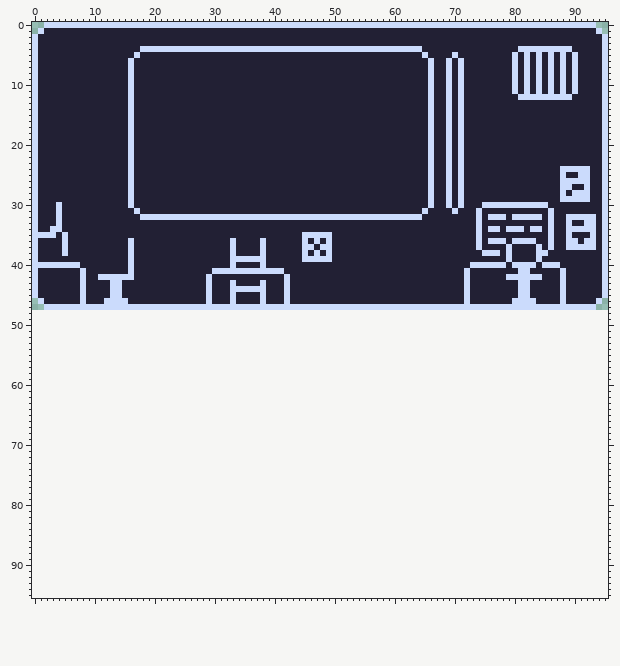
One commit to this pixel-art file: Assets/Sprites/Ship.aseprite. This is how it looked before the edit.
96x48 pixels, 1 frame. The old version is drawn lined up with the new one, on the new canvas.
The result:
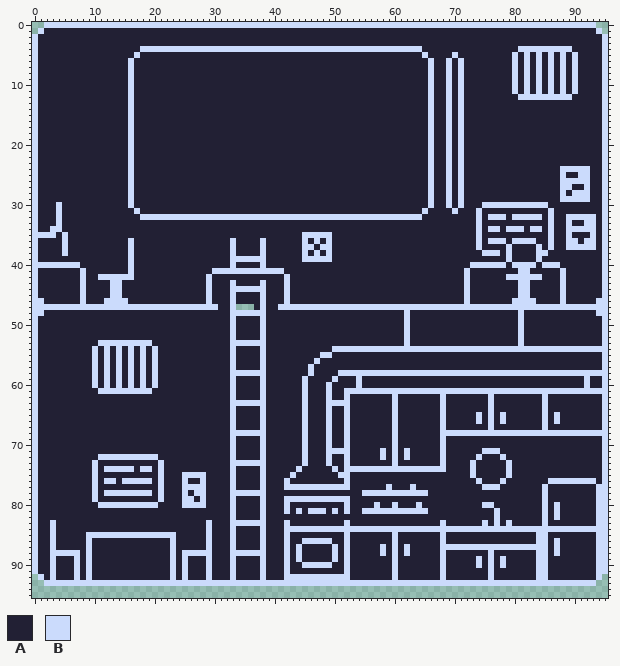
Palette (. is transparent): A #222034  B #cbdbfc
The exact change:
canvas 96x48 -> 96x96
Changed rows in their new state; - is an unchanged pixel.
first column x 0:
46 B----------------------------------------------------------------------------------------------B
47 BB-----------------------------AA-...A-AA-----------------------------------------------------BB
48 BBAAAAAAAAAAAAAAAAAAAAAAAAAAAAAAABBBBBBAAAAAAAAAAAAAAAAAAAAAAABAAAAAAAAAAAAAAAAAABAAAAAAAAAAAABB
49 BAAAAAAAAAAAAAAAAAAAAAAAAAAAAAAAABAAAABAAAAAAAAAAAAAAAAAAAAAAABAAAAAAAAAAAAAAAAAABAAAAAAAAAAAAAB
50 BAAAAAAAAAAAAAAAAAAAAAAAAAAAAAAAABAAAABAAAAAAAAAAAAAAAAAAAAAAABAAAAAAAAAAAAAAAAAABAAAAAAAAAAAAAB
51 BAAAAAAAAAAAAAAAAAAAAAAAAAAAAAAAABAAAABAAAAAAAAAAAAAAAAAAAAAAABAAAAAAAAAAAAAAAAAABAAAAAAAAAAAAAB
52 BAAAAAAAAAAAAAAAAAAAAAAAAAAAAAAAABAAAABAAAAAAAAAAAAAAAAAAAAAAABAAAAAAAAAAAAAAAAAABAAAAAAAAAAAAAB
53 BAAAAAAAAAABBBBBBBBBAAAAAAAAAAAAABBBBBBAAAAAAAAAAAAAAAAAAAAAAABAAAAAAAAAAAAAAAAAABAAAAAAAAAAAAAB
54 BAAAAAAAAABABABABABABAAAAAAAAAAAABAAAABAAAAAAAAAAABBBBBBBBBBBBBBBBBBBBBBBBBBBBBBBBBBBBBBBBBBBBBB
55 BAAAAAAAAABABABABABABAAAAAAAAAAAABAAAABAAAAAAAAABBAAAAAAAAAAAAAAAAAAAAAAAAAAAAAAAAAAAAAAAAAAAAAB
56 BAAAAAAAAABABABABABABAAAAAAAAAAAABAAAABAAAAAAAABAAAAAAAAAAAAAAAAAAAAAAAAAAAAAAAAAAAAAAAAAAAAAAAB
57 BAAAAAAAAABABABABABABAAAAAAAAAAAABAAAABAAAAAAABAAAAAAAAAAAAAAAAAAAAAAAAAAAAAAAAAAAAAAAAAAAAAAAAB
58 BAAAAAAAAABABABABABABAAAAAAAAAAAABBBBBBAAAAAAABAAAABBBBBBBBBBBBBBBBBBBBBBBBBBBBBBBBBBBBBBBBBBBBB
59 BAAAAAAAAABABABABABABAAAAAAAAAAAABAAAABAAAAAABAAAABAAABAAAAAAAAAAAAAAAAAAAAAAAAAAAAAAAAAAAAABAAB
60 BAAAAAAAAABABABABABABAAAAAAAAAAAABAAAABAAAAAABAAABAAAABAAAAAAAAAAAAAAAAAAAAAAAAAAAAAAAAAAAAABAAB
61 BAAAAAAAAAABBBBBBBBBAAAAAAAAAAAAABAAAABAAAAAABAAABAABBBBBBBBBBBBBBBBBBBBBBBBBBBBBBBBBBBBBBBBBBBB
62 BAAAAAAAAAAAAAAAAAAAAAAAAAAAAAAAABAAAABAAAAAABAAABAABAAAAAAABAAAAAAABAAAAAAABAAAAAAAABAAAAAAAAAB
63 BAAAAAAAAAAAAAAAAAAAAAAAAAAAAAAAABBBBBBAAAAAABAAABBBBAAAAAAABAAAAAAABAAAAAAABAAAAAAAABAAAAAAAAAB
64 BAAAAAAAAAAAAAAAAAAAAAAAAAAAAAAAABAAAABAAAAAABAAABAABAAAAAAABAAAAAAABAAAAAAABAAAAAAAABAAAAAAAAAB
65 BAAAAAAAAAAAAAAAAAAAAAAAAAAAAAAAABAAAABAAAAAABAAABAABAAAAAAABAAAAAAABAAAAABABABAAAAAABABAAAAAAAB
66 BAAAAAAAAAAAAAAAAAAAAAAAAAAAAAAAABAAAABAAAAAABAAABAABAAAAAAABAAAAAAABAAAAABABABAAAAAABABAAAAAAAB
67 BAAAAAAAAAAAAAAAAAAAAAAAAAAAAAAAABAAAABAAAAAABAAABAABAAAAAAABAAAAAAABAAAAAAABAAAAAAAABAAAAAAAAAB
68 BAAAAAAAAAAAAAAAAAAAAAAAAAAAAAAAABBBBBBAAAAAABAAABAABAAAAAAABAAAAAAABBBBBBBBBBBBBBBBBBBBBBBBBBBB
69 BAAAAAAAAAAAAAAAAAAAAAAAAAAAAAAAABAAAABAAAAAABAAABAABAAAAAAABAAAAAAABAAAAAAAAAAAAAAAAAAAAAAAAAAB
70 BAAAAAAAAAAAAAAAAAAAAAAAAAAAAAAAABAAAABAAAAAABAAABAABAAAAAAABAAAAAAABAAAAAAAAAAAAAAAAAAAAAAAAAAB
71 BAAAAAAAAAAAAAAAAAAAAAAAAAAAAAAAABAAAABAAAAAABAAABBBBAAAAABABABAAAAABAAAAAABBBAAAAAAAAAAAAAAAAAB
72 BAAAAAAAAAABBBBBBBBBBAAAAAAAAAAAABAAAABAAAAAABAAABAABAAAAABABABAAAAABAAAAABAAABAAAAAAAAAAAAAAAAB
73 BAAAAAAAAABAAAAAAAAAABAAAAAAAAAAABBBBBBAAAAAABAAABAABAAAAAAABAAAAAAABAAAABAAAAABAAAAAAAAAAAAAAAB
74 BAAAAAAAAABABBBBBABBABAAAAAAAAAAABAAAABAAAAABAAAAABABBBBBBBBBBBBBBBBBAAAABAAAAABAAAAAAAAAAAAAAAB
75 BAAAAAAAAABAAAAAAAAAABAAABBBBAAAABAAAABAAAABAAAAAAABBAAAAAAAAAAAAAAAAAAAABAAAAABAAAAAAAAAAAAAAAB
76 BAAAAAAAAABABBABBBBBABAAABAABAAAABAAAABAAABAAAAAAAAABAAAAAAAAAAAAAAAAAAAAABAAABAAAAAAABBBBBBBBAB
77 BAAAAAAAAABAAAAAAAAAABAAABBBBAAAABAAAABAAABBBBBBBBBBBAAAAAABAAABAAAAAAAAAAABBBAAAAAAABAAAAAAAABB
78 BAAAAAAAAABABBBBBBBBABAAABABBAAAABBBBBBAAAAAAAAAAAAAAAABBBBBBBBBBBAAAAAAAAAAAAAAAAAAABAAAAAAAABB
79 BAAAAAAAAABAAAAAAAAAABAAABBABAAAABAAAABAAABBBBBBBBBBBAAAAAAAAAAAAAAAAAAAAAAAAAAAAAAAABAAAAAAAABB
80 BAAAAAAAAAABBBBBBBBBBAAAABBBBAAAABAAAABAAABAAAAAAAAABAAAABAABAAABAAAAAAAAAABBAAAAAAAABABAAAAAABB
81 BAAAAAAAAAAAAAAAAAAAAAAAAAAAAAAAABAAAABAAABABABBBABABAABBBBBBBBBBBAAAAAAAAAAABAAAAAAABABAAAAAABB
82 BAAAAAAAAAAAAAAAAAAAAAAAAAAAAAAAABAAAABAAAAAAAAAAAAAAAAAAAAAAAAAAAAAAAAAAAAAABAAAAAAABABAAAAAABB
83 BAABAAAAAAAAAAAAAAAAAAAAAAAAABAAABBBBBBAAABAAAAAAAAABAAAAAAAAAAAAAAABAAAAAABABABAAAAABAAAAAAAABB
84 BAABAAAAAAAAAAAAAAAAAAAAAAAAABAAABAAAABAAABBBBBBBBBBBBBBBBBBBBBBBBBBBBBBBBBBBBBBBBBBBBBBBBBBBBBB
85 BAABAAAAABBBBBBBBBBBBBBBAAAAABAAABAAAABAAABAAAAAAAAABAAAAAAABAAAAAAABAAAAAAAAAAAAAAABBAAAAAAAABB
86 BAABAAAAABAAAAAAAAAAAAABAAAAABAAABAAAABAAABAABBBBBAABAAAAAAABAAAAAAABAAAAAAAAAAAAAAABBABAAAAAABB
87 BAABAAAAABAAAAAAAAAAAAABAAAAABAAABAAAABAAABABAAAAABABAAAAABABABAAAAABBBBBBBBBBBBBBBBBBABAAAAAABB
88 BAABBBBBABAAAAAAAAAAAAABABBBBBAAABBBBBBAAABABAAAAABABAAAAABABABAAAAABAAAAAAABAAAAAAABBABAAAAAABB
89 BAABAAABABAAAAAAAAAAAAABABAAABAAABAAAABAAABABAAAAABABAAAAAAABAAAAAAABAAAAABABABAAAAABBAAAAAAAABB
90 BAABAAABABAAAAAAAAAAAAABABAAABAAABAAAABAAABAABBBBBAABAAAAAAABAAAAAAABAAAAABABABAAAAABBAAAAAAAABB
91 BAABAAABABAAAAAAAAAAAAABABAAABAAABAAAABAAABAAAAAAAAABAAAAAAABAAAAAAABAAAAAAABAAAAAAABBAAAAAAAABB
92 -BABAAABABAAAAAAAAAAAAABABAAABAAABAAAABAAABBBBBBBBBBBAAAAAAABAAAAAAABAAAAAAABAAAAAAABBAAAAAAAAB-
93 --BBBBBBBBBBBBBBBBBBBBBBBBBBBBBBBBBBBBBBBBBBBBBBBBBBBBBBBBBBBBBBBBBBBBBBBBBBBBBBBBBBBBBBBBBBBB--
Pixel boxes of the changes (left, top, right, bottom) in both pictures:
changed: (32, 298, 608, 586)
